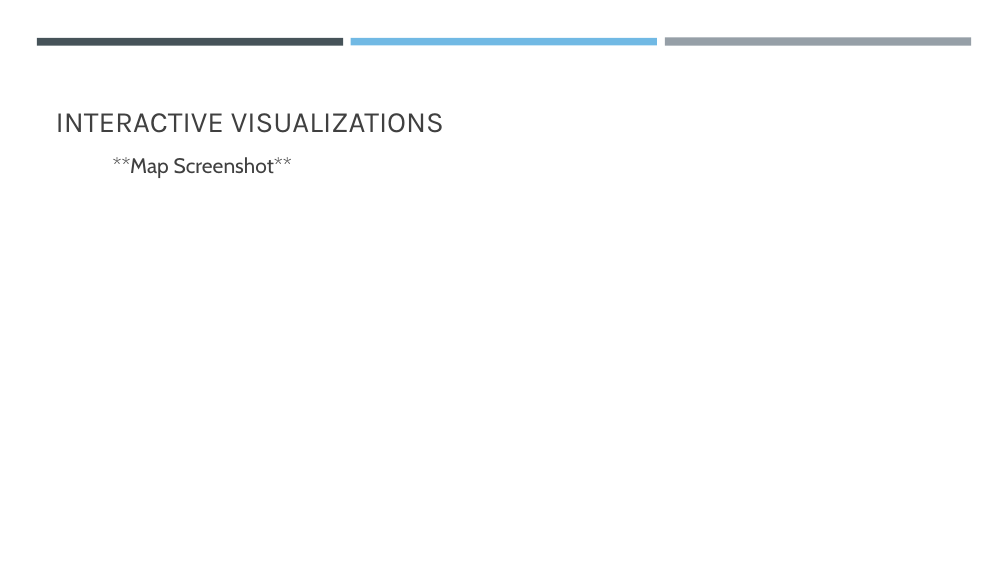
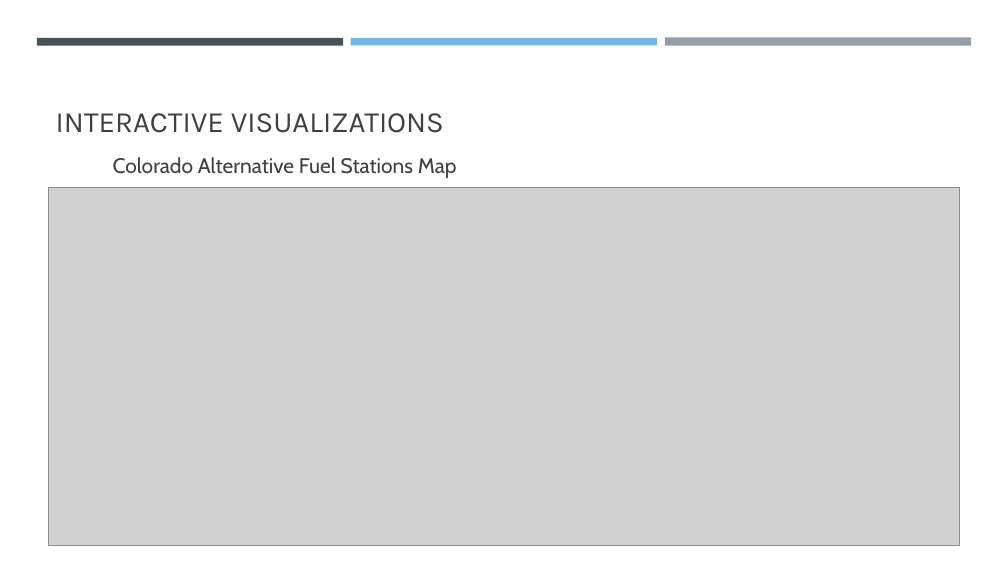
Before and after one commit to gabeo13/Colorado-Alternative-Fuel, a slide deck: slide 6 of Alternative Fuel Station Project.pptx. Drawn at 1008x567 pixels with LibreOffice and Linux fonts; fonts in the diff are those of the drawing; grey boxes stand for pictures. Boxes give left, top, right and bottom in pixels: in the first picture for what was removed or moved away, otherwise in the second. Text is boxed around its words. In the diff, an @@ line names an element or a change of style, - is before the commit and + after.

```diff
--- a/Alternative Fuel Station Project.pptx
+++ b/Alternative Fuel Station Project.pptx
@@ text at [113,157,457,178]: text changed @@
-**Map Screenshot**
+Colorado Alternative Fuel Stations Map
@@ picture added at [48,188,960,544] @@
```
Also in this commit, not shown: 2 other slides changed, 4 slides added, 1 slide removed, 1 other file.
